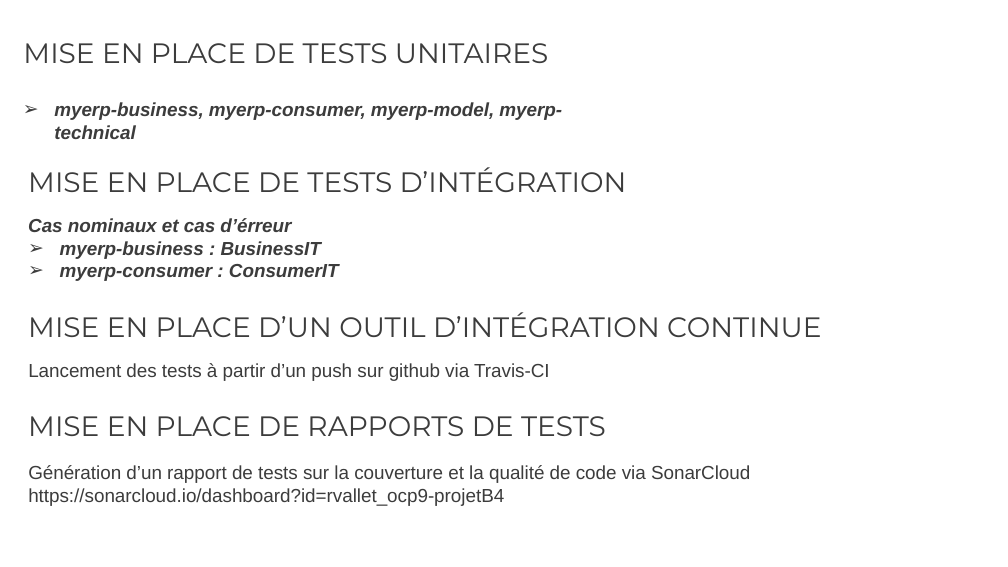
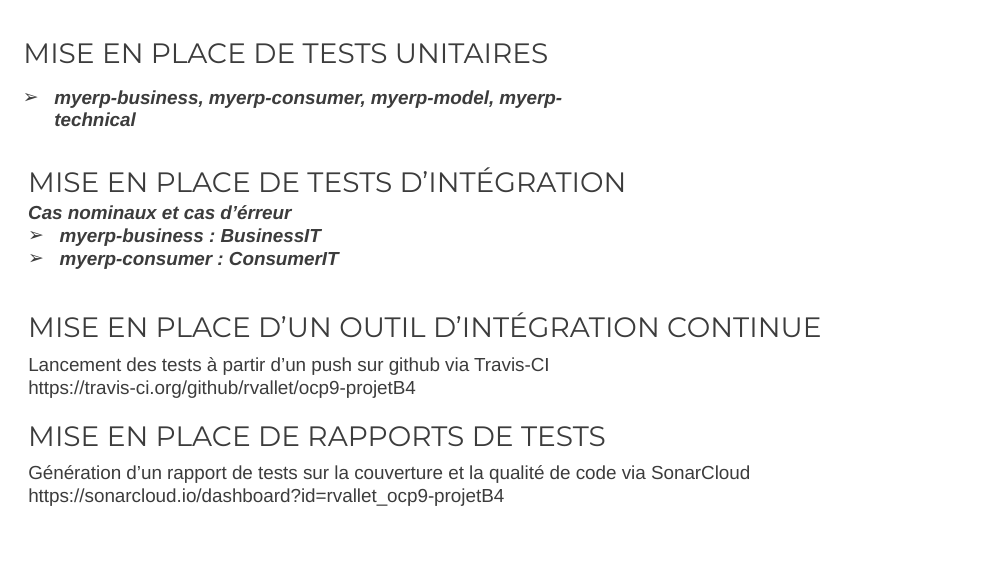
Before and after one commit to rvallet/ocp9-projetB4, a slide deck: slide 11 of doc/Présentation_OCP9_projetB4.pptx (slide 9 before the commit). Drawn at 1008x567 pixels with LibreOffice and Linux fonts; fonts in the diff are those of the drawing. Boxes give left, top, right and bottom in pixels: in the first picture for what was removed or moved away, otherwise in the second. Text is boxed around its words. In the diff, an @@ line names an element or a change of style, - is before the commit and + after.

```diff
--- a/doc/Présentation_OCP9_projetB4.pptx
+++ b/doc/Présentation_OCP9_projetB4.pptx
@@ text "myerp-business, myerp-consumer, myerp-model, myerp-technical": place and size @@
-text "myerp-business, myerp-consumer, myerp-model, myerp-technical" at <box>54,102,562,139</box>
+text "myerp-business, myerp-consumer, myerp-model, myerp-technical" at <box>54,90,562,126</box>
@@ text "Cas nominaux et cas d’érreur": place and size @@
-text "Cas nominaux et cas d’érreur" at <box>28,218,339,281</box>
+text "Cas nominaux et cas d’érreur" at <box>28,205,339,269</box>
@@ text at <box>28,357,550,398</box>: text changed @@
-Lancement des tests à partir d’un push sur github via Travis-CI
+Lancement des tests à partir d’un push sur github via Travis-CI
+https://travis-ci.org/github/rvallet/ocp9-projetB4
@@ text "MISE EN PLACE DE RAPPORTS ...": place and size @@
-text "MISE EN PLACE DE RAPPORTS ..." at <box>28,416,606,436</box>
+text "MISE EN PLACE DE RAPPORTS ..." at <box>28,426,606,446</box>
```
Also in this commit, not shown: 6 other slides changed, 2 slides added, 2 other files.
